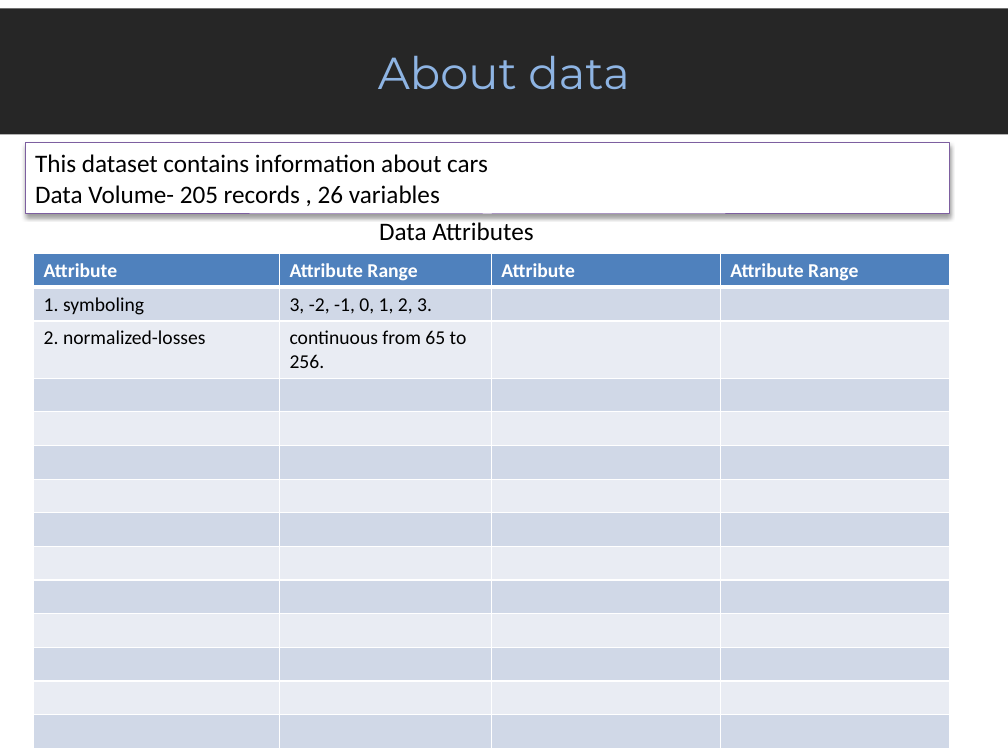
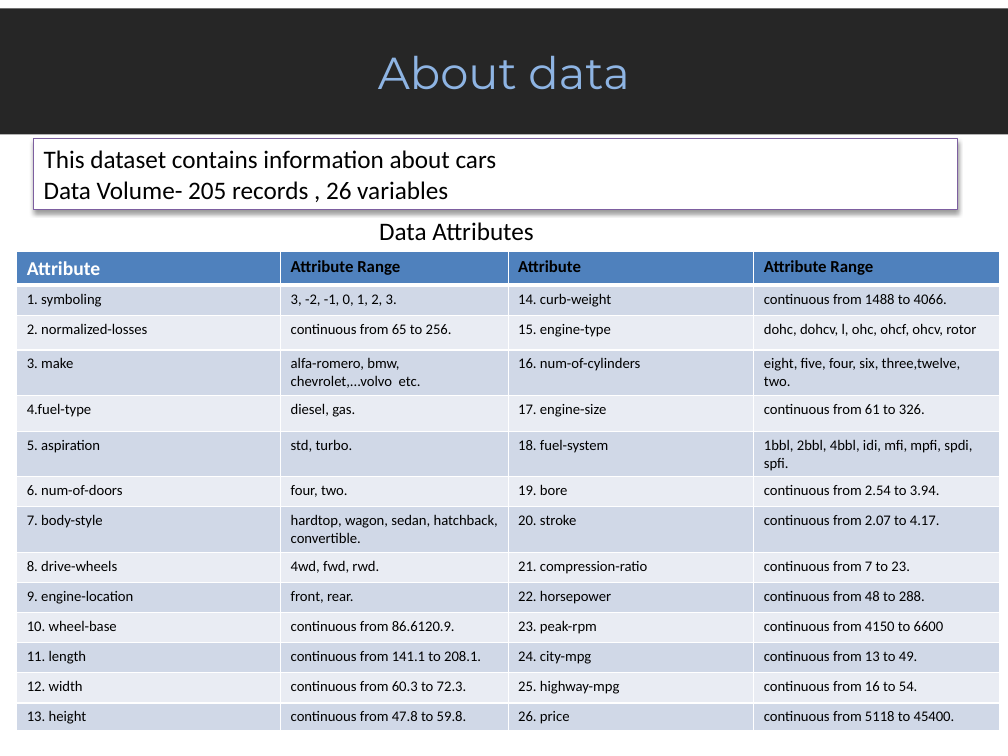
Before and after one commit to praneetrane/EDA_Automobile-data, a slide deck: slide 2 of EDA_Automobile_Data.pptx. Drawn at 1008x756 pixels with LibreOffice and Linux fonts; fonts in the diff are those of the drawing. Boxes give left, top, right and bottom in pixels: in the first picture for what was removed or moved away, otherwise in the second. Text is boxed around its words. In the diff, an @@ line names an element or a change of style, - is before the commit and + after.

```diff
--- a/EDA_Automobile_Data.pptx
+++ b/EDA_Automobile_Data.pptx
@@ rectangle "This dataset contains information about ...": place and size @@
-rectangle "This dataset contains information about ..." at <box>25,143,950,215</box>
+rectangle "This dataset contains information about ..." at <box>33,139,958,211</box>
@@ table at <box>17,252,1001,731</box> @@
-row 2, column 3: 
+row 2, column 3: 14. curb-weight
-row 2, column 4: 
+row 2, column 4: continuous from 1488 to 4066.
-row 3, column 3: 
+row 3, column 3: 15. engine-type
-row 3, column 4: 
+row 3, column 4: dohc, dohcv, l, ohc, ohcf, ohcv, rotor
-row 4:  |  |  | 
+row 4: 3. make | alfa-romero, bmw, chevrolet,...volvo etc. | 16. num-of-cylinders | eight, five, four, six, three,twelve, two.
-row 5:  |  |  | 
+row 5: 4.fuel-type | diesel, gas. | 17. engine-size | continuous from 61 to 326.
-row 6:  |  |  | 
+row 6: 5. aspiration | std, turbo. | 18. fuel-system | 1bbl, 2bbl, 4bbl, idi, mfi, mpfi, spdi, spfi.
-row 7:  |  |  | 
+row 7: 6. num-of-doors | four, two. | 19. bore | continuous from 2.54 to 3.94.
-row 8:  |  |  | 
+row 8: 7. body-style | hardtop, wagon, sedan, hatchback, convertible. | 20. stroke | continuous from 2.07 to 4.17.
-row 9:  |  |  | 
+row 9: 8. drive-wheels | 4wd, fwd, rwd. | 21. compression-ratio | continuous from 7 to 23.
-row 10:  |  |  | 
+row 10: 9. engine-location | front, rear. | 22. horsepower | continuous from 48 to 288.
-row 11:  |  |  | 
+row 11: 10. wheel-base | continuous from 86.6120.9. | 23. peak-rpm | continuous from 4150 to 6600
-row 12:  |  |  | 
+row 12: 11. length | continuous from 141.1 to 208.1. | 24. city-mpg | continuous from 13 to 49.
-row 13:  |  |  | 
+row 13: 12. width | continuous from 60.3 to 72.3. | 25. highway-mpg | continuous from 16 to 54.
-row 14:  |  |  | 
+row 14: 13. height | continuous from 47.8 to 59.8. | 26. price | continuous from 5118 to 45400.
@@ size 14 to 12 pt, text colour #FFFFFF to #000000 in "Attribute Range", "Attribute", "Attribute Range" @@
@@ size 14 to 10.5 pt in "1. symboling", "3, -2, -1, 0, 1, 2, 3.", "2. normalized-losses", "continuous from 65 to 256." @@
@@ table: place and size @@
-table at <box>33,254,949,748</box>
+table at <box>17,252,1001,731</box>
```
